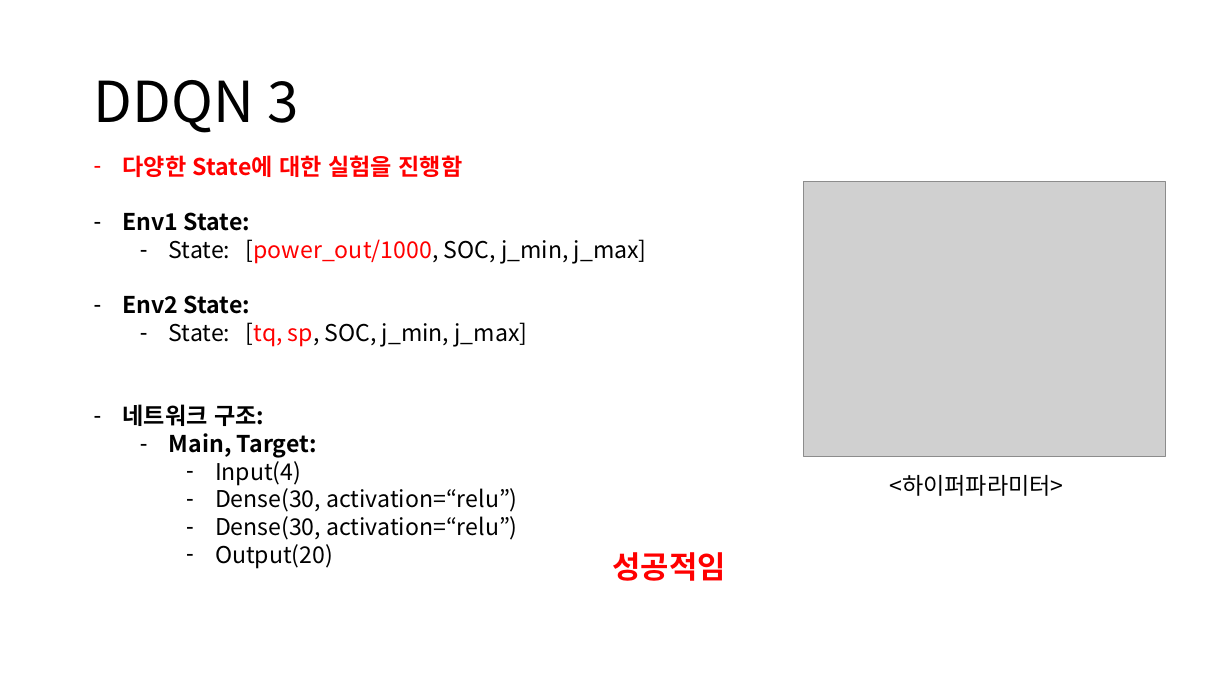
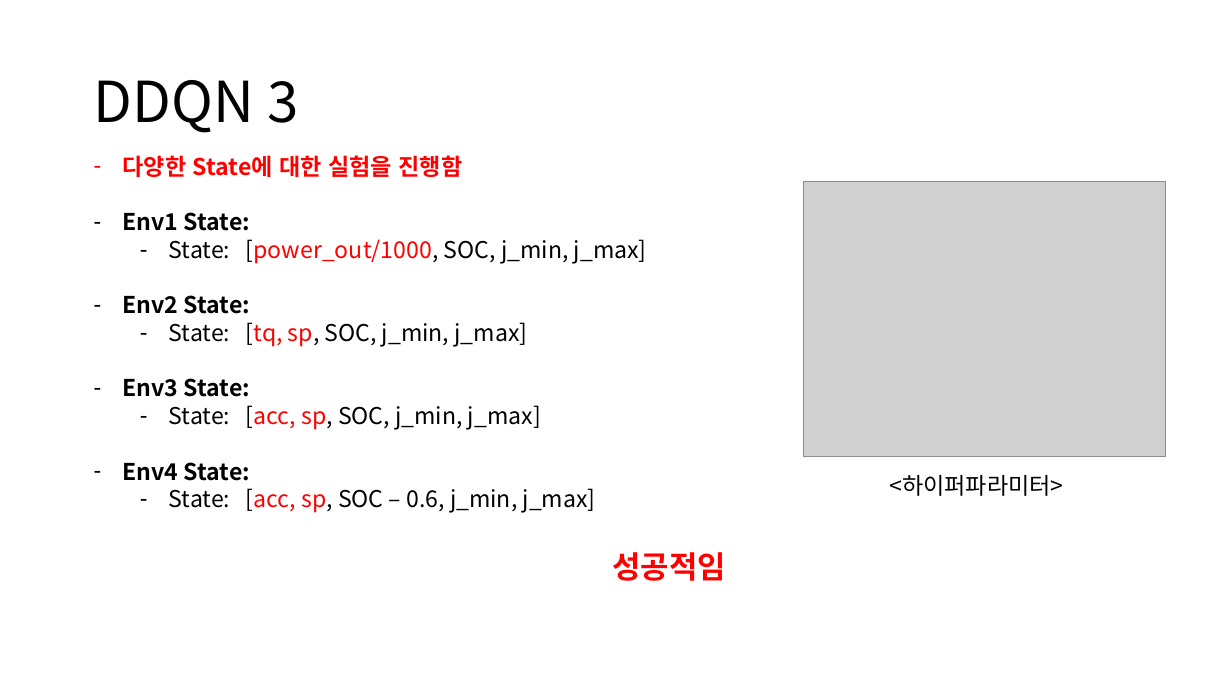
Before and after one commit to zidane89/experiment, a slide deck: slide 6 of 실험정리.pptx (slide 4 before the commit). Drawn at 1232x693 pixels with LibreOffice and Linux fonts; fonts in the diff are those of the drawing; grey boxes stand for pictures. Boxes give left, top, right and bottom in pixels: in the first picture for what was removed or moved away, otherwise in the second. Text is boxed around its words. In the diff, an @@ line names an element or a change of style, - is before the commit and + after.

```diff
--- a/실험정리.pptx
+++ b/실험정리.pptx
@@ text at box(123, 378, 596, 513): text changed @@
-– 네트워크 구조:
-  – Main, Target:
-    – Input(4)
-    – Dense(30, activation=“relu”)
-    – Dense(30, activation=“relu”)
-    – Output(20)
+– Env3 State:
+  – State: [acc, sp, SOC, j_min, j_max]
+– Env4 State:
+  – State: [acc, sp, SOC – 0.6, j_min, j_max]
```
Also in this commit, not shown: 2 other slides changed, 3 slides added.
